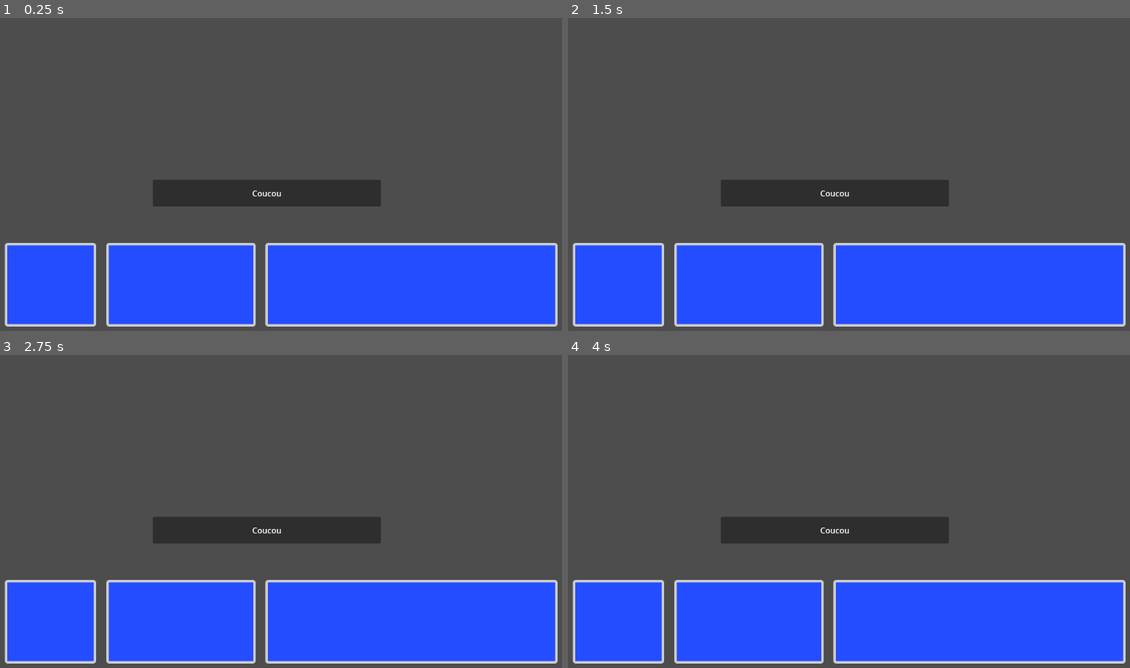
Above: before the commit, frames 1-4 (two rows, left to right).
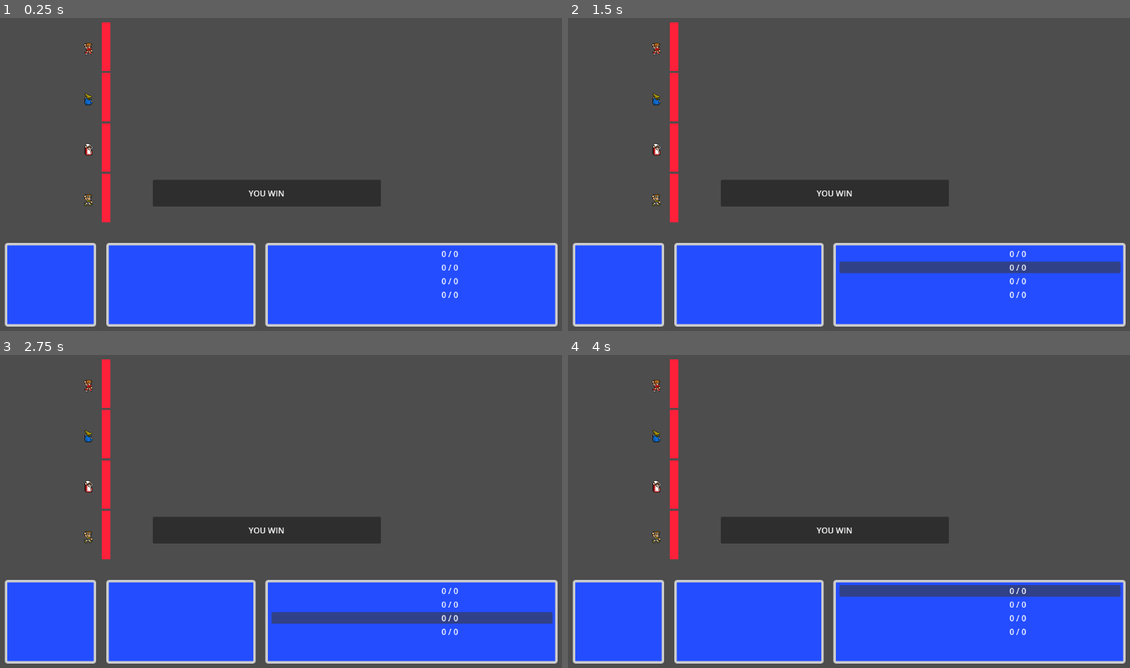
Above: after the commit, the same moments.

Repository: Archalos0/ff-fangame
Game: Godot game, scene res://scenes/battle_scene.tscn
The game is run twice, just before and just after one commit, with the same random seed, the same clock (stepped at 60 frames per second) and the same inputs.
Inputs (mouse positions are in pixels of both pictures, inside the frame that each line leads up to):
- Up to frame 1 (0.25 s): no input
- Up to frame 2 (1.5 s): click (978, 252) at 0.52 s; click (978, 268) at 1.27 s
- Up to frame 3 (2.75 s): click (410, 617) at 2.02 s
- Up to frame 4 (4 s): click (978, 630) at 2.77 s; click (978, 589) at 3.52 s

The runs differ from the first frame. In frame 1, 1.4% of the frame differs, in the area x 14-82%, y 1-90%; in frame 2, 3.4%, in the area x 14-99%, y 1-90%; in frame 3, 3.3%; in frame 4, 3.3%.
Error before the commit: Parse Error: Cannot find member "TARGET_TYPE" in base "Action". (res://scripts/turn_queue.gd:52)

Commit message:
load player character from Game

Diff:
--- a/scenes/battle_scene.tscn
+++ b/scenes/battle_scene.tscn
@@ -13,21 +13,30 @@
 const BATTLER_OBJECT = preload(\"res://scenes/character.tscn\")
 
 func _ready() -> void:
+	Game.load_save(\"res://scripts/save/save.json\")
+
 	battle_menu.characters_selected.connect(Callable(self, \"_on_characters_selected\"))
 	battle_menu.action_selected.connect(Callable(self, \"_on_action_selected\"))
 
-	var battler: Battler = BATTLER_OBJECT.instantiate()
-	battler.load_battler(Game.get_player_characters()[0], true)
-	#_buttons.add_child(action_button)
-	battler.position.x = 500.0
-	battler.position.y = 100.0
-	turn_queue.add_child(battler)
-	#for player_character: Game.CharacterData in Game.get_player_characters():
-		#var battler: Battler = BATTLER_OBJECT.instantiate()
-		#battler.load_battler(player_character)
-		##_buttons.add_child(action_button)
-		#battler.name = player_character.name
-		#turn_queue.add_child(battler)
+	#var battler: Battler = BATTLER_OBJECT.instantiate()
+	#battler.load_battler(Game.get_player_characters()[0], true)
+	##_buttons.add_child(action_button)
+	#battler.position.x = 500.0
+	#battler.position.y = 100.0
+	#turn_queue.add_child(battler)
+
+	var cpt := 0
+	for player_character: Game.CharacterData in Game.get_player_characters():
+		var battler: Battler = BATTLER_OBJECT.instantiate()
+		battler.load_battler(player_character, true)
+
+		battler.position.x = 200.0
+		battler.position.y = 80.0 + cpt*100
+
+		turn_queue.add_child(battler)
+		cpt += 1
+
+	print(\"coucou\")
 
 	turn_queue.ready()
 
--- a/scenes/character.tscn
+++ b/scenes/character.tscn
@@ -1,10 +1,7 @@
-[gd_scene load_steps=6 format=3 uid="uid://wjgldpaop2o"]
+[gd_scene load_steps=5 format=3 uid="uid://wjgldpaop2o"]
 
 [ext_resource type="Script" path="res://scripts/characters/battler.gd" id="2_fyw8l"]
 [ext_resource type="Texture2D" uid="uid://boidi66kcaha0" path="res://assets/white-arrow.png" id="3_wnayh"]
-
-[sub_resource type="Resource" id="Resource_0xdd3"]
-metadata/__load_path__ = "res://ressources/characters/warrior.tres"
 
 [sub_resource type="StyleBoxFlat" id="StyleBoxFlat_44n46"]
 bg_color = Color(0.205117, 0.205117, 0.205117, 1)
@@ -14,9 +11,9 @@
 
 [node name="Character" type="Node2D"]
 script = ExtResource("2_fyw8l")
-character_resource = SubResource("Resource_0xdd3")
 
 [node name="AnimatedSprite2D" type="AnimatedSprite2D" parent="."]
+animation = &""
 
 [node name="arrow_character_playing" type="Sprite2D" parent="."]
 visible = false
--- a/scripts/characters/battler.gd
+++ b/scripts/characters/battler.gd
@@ -2,7 +2,6 @@
 
 var _character_data: Character
 # Character stats
-@export var character_resource: CharacterResource
 
 @export var actions: Array[Action] = []
 
@@ -20,20 +19,15 @@
 # Reference to the battle manager
 @onready var turn_queue: TurnQueue = $"/root/BattleScene/TurnQueue"
 
+func load_battler(p_character_data: Game.CharacterData, p_is_player: bool):
+	_character_data = PlayerCharacter.new()
+	_character_data.load(p_character_data)
 
-func _load_from_resource(p_character_resource: CharacterResource = null):
-	if p_character_resource is EnemyResource:
-		_character_data = Enemy.new()
-		_character_data.load_from_character_resource(p_character_resource)
-	elif p_character_resource is PlayerCharacterResource:
-		_character_data = PlayerCharacter.new()
-		_character_data.load_from_character_resource(p_character_resource)
-
-	#sprite.texture = p_character_resource.texture
-	animated_sprite_2d.sprite_frames = _character_data.get_animation()
+	name = _character_data.character_name
+	is_player = p_is_player
 
 func _ready() -> void:
-	_load_from_resource(character_resource)
+	animated_sprite_2d.sprite_frames = _character_data.job.animations
 
 	_place_health_bar()
 	_place_selection_arrow()
@@ -41,9 +35,9 @@
 	if is_player:
 		flip_character()
 
-	health_bar.max_value = _character_data.stats.health_points
+	health_bar.max_value = _character_data.stats.max_health_points
 	health_bar.min_value = 0
-	health_bar.value = _character_data.stats.health_points
+	health_bar.value = _character_data.stats.current_health_points
 
 	is_selectable.set_is_selectable(false)
 
@@ -73,31 +67,32 @@
 	arrow_character_playing.visible = false
 
 func act(action: Action, targets: Array[Battler]):
-	var power = action.calcul_power(_character_data)
-
-	match action.damage_type:
-		Action.DAMAGE_TYPE.PHYSICAL:
-			for target: Battler in targets:
-				target.get_hit(power - target._character_data.stats.defense)
-		Action.DAMAGE_TYPE.MAGICAL:
-			for target: Battler in targets:
-				target.get_hit(target._character_data.stats.magic_defense)
-		Action.DAMAGE_TYPE.HEALING:
-			for target: Battler in targets:
-				target.get_heal(power)
+	#var power = action.calcul_power(_character_data)
+	#
+	#match action.damage_type:
+		#Action.DAMAGE_TYPE.PHYSICAL:
+			#for target: Battler in targets:
+				#target.get_hit(power - target._character_data.stats.defense)
+		#Action.DAMAGE_TYPE.MAGICAL:
+			#for target: Battler in targets:
+				#target.get_hit(target._character_data.stats.magic_defense)
+		#Action.DAMAGE_TYPE.HEALING:
+			#for target: Battler in targets:
+				#target.get_heal(power)
+	pass
 
 func get_character_name() -> String:
-	return _character_data.character_name
+	return "" #_character_data.character_name
 
 func get_current_health_points() -> int:
-	return _character_data.stats.health_points
+	return 0 #_character_data.stats.health_points
 
 #TODO: Add max_health_points in stats
 func get_max_health_points() -> int:
-	return _character_data.stats.max_health_points
+	return 0 #_character_data.stats.max_health_points
 
 func get_actions() -> Array[Action]:
-	return _character_data.actions
+	return [] #_character_data.actions
 
 #TODO: Implement the other effect of the spell
 #TODO: Do I have to keep this function ?
--- a/scripts/turn_queue.gd
+++ b/scripts/turn_queue.gd
@@ -10,9 +10,11 @@
 var active_character: Battler = null
 
 func _ready() -> void:
+	pass
 
-	#TODO : Wait all node loaded at the scene loading
-	await message_box.ready
+func ready():
+		#TODO : Wait all node loaded at the scene loading
+	#await message_box.ready
 
 	initialize()
 	play_turn()
@@ -49,10 +51,10 @@
 			while not has_select_actions_and_target:
 
 				action = await _select_actions()
-				if action.target_type == Action.TARGET_TYPE.SELF:
-					targets = [active_character]
-				elif action.target_type != Action.TARGET_TYPE.NONE:
-					targets = await get_target(action)
+				#if action.target_type == Action.TARGET_TYPE.SELF:
+					#targets = [active_character]
+				#elif action.target_type != Action.TARGET_TYPE.NONE:
+					#targets = await get_target(action)
 
 				has_select_actions_and_target = is_action_and_target_valid(action, targets)
 
@@ -62,10 +64,10 @@
 
 			var potential_target: Array[Battler] = _get_targets_list(action)
 			match action.target_type:
-				Action.TARGET_TYPE.SINGLE_ALLY, Action.TARGET_TYPE.SINGLE_ENEMY:
-					targets.append(potential_target[randi() % potential_target.size()])
-				Action.TARGET_TYPE.ALL_ALLIES, Action.TARGET_TYPE.ALL_ENEMIES:
-					targets = potential_target
+				#Action.TARGET_TYPE.SINGLE_ALLY, Action.TARGET_TYPE.SINGLE_ENEMY:
+					#targets.append(potential_target[randi() % potential_target.size()])
+				#Action.TARGET_TYPE.ALL_ALLIES, Action.TARGET_TYPE.ALL_ENEMIES:
+					#targets = potential_target
 				_:
 					targets = potential_target
 
@@ -81,22 +83,23 @@
 
 	var potential_targets: Array[Battler] = []
 
-	match action.target_type:
-		Action.TARGET_TYPE.NONE:
-			pass
-		Action.TARGET_TYPE.SELF:
-			potential_targets.append(active_character)
-		Action.TARGET_TYPE.SINGLE_ENEMY, Action.TARGET_TYPE.ALL_ENEMIES:
-			potential_targets = get_enemies()
-		Action.TARGET_TYPE.SINGLE_ALLY, Action.TARGET_TYPE.ALL_ALLIES:
-			potential_targets = get_allies()
+	#match action.target_type:
+		#Action.TARGET_TYPE.NONE:
+			#pass
+		#Action.TARGET_TYPE.SELF:
+			#potential_targets.append(active_character)
+		#Action.TARGET_TYPE.SINGLE_ENEMY, Action.TARGET_TYPE.ALL_ENEMIES:
+			#potential_targets = get_enemies()
+		#Action.TARGET_TYPE.SINGLE_ALLY, Action.TARGET_TYPE.ALL_ALLIES:
+			#potential_targets = get_allies()
 
 	return potential_targets
 
 
 func is_action_and_target_valid(action: Action, targets: Array[Battler]):
-	return action != null and ( (targets == [] and action.target_type == Action.TARGET_TYPE.NONE) \
-		or (targets != [] and action.target_type != Action.TARGET_TYPE.NONE))
+	#return action != null and ( (targets == [] and action.target_type == Action.TARGET_TYPE.NONE) \
+		#or (targets != [] and action.target_type != Action.TARGET_TYPE.NONE))
+	return true
 
 func end_turn():
 	active_character.end_turn()
@@ -127,12 +130,12 @@
 
 	_set_targets_selectable(potential_targets, true)
 
-	match action.target_type:
-		Action.TARGET_TYPE.SINGLE_ALLY, Action.TARGET_TYPE.ALL_ALLIES:
-			battle_menu.set_focus_on_player_character((action.target_type == Action.TARGET_TYPE.ALL_ALLIES))
-		Action.TARGET_TYPE.SINGLE_ENEMY, Action.TARGET_TYPE.ALL_ENEMIES:
-			battle_menu.set_focus_on_target_selection((action.target_type == Action.TARGET_TYPE.ALL_ENEMIES))
-
+	#match action.target_type:
+		#Action.TARGET_TYPE.SINGLE_ALLY, Action.TARGET_TYPE.ALL_ALLIES:
+			#battle_menu.set_focus_on_player_character((action.target_type == Action.TARGET_TYPE.ALL_ALLIES))
+		#Action.TARGET_TYPE.SINGLE_ENEMY, Action.TARGET_TYPE.ALL_ENEMIES:
+			#battle_menu.set_focus_on_target_selection((action.target_type == Action.TARGET_TYPE.ALL_ENEMIES))
+	#
 	var targets_selected: Array[Battler] = await _select_targets(potential_targets)
 
 	return targets_selected
Not shown: 1 places in assets/sprites/jobs/wind_crystal/warrior/warrior_animation.tres that only renumber resources
